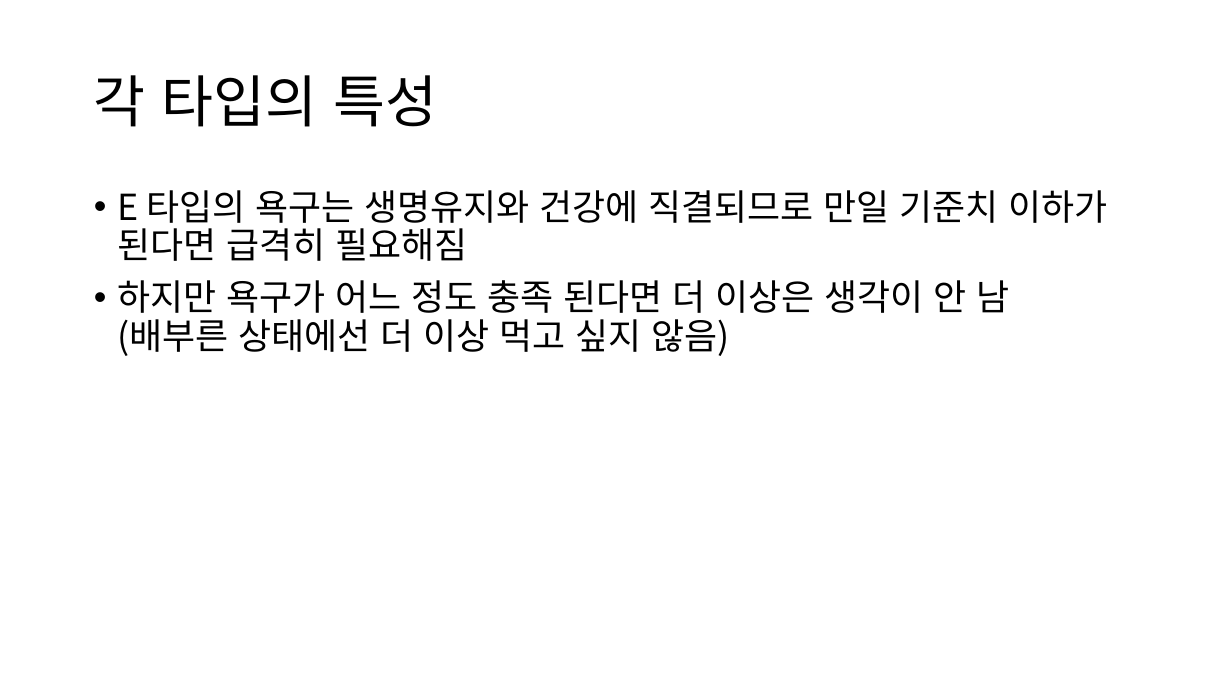
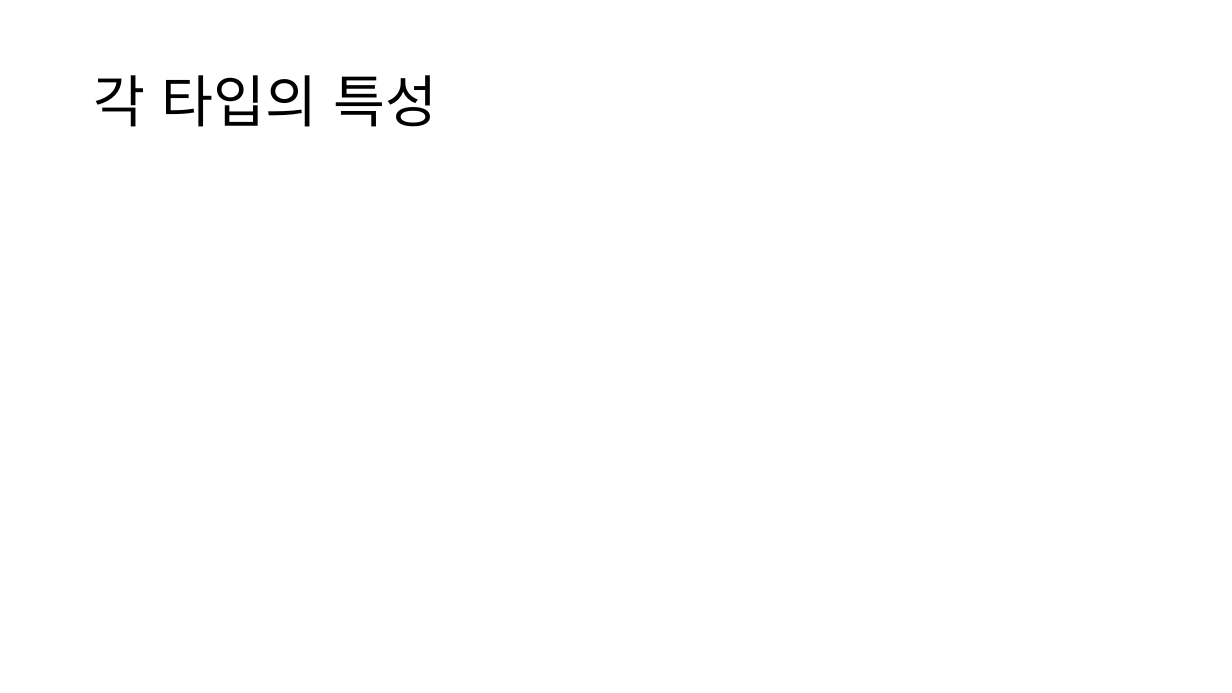
Before and after one commit to pilboy97/SchoolSim, a slide deck: slide 8 of Doc/Utility AI의 구현과 검증.pptx. Drawn at 1232x693 pixels with LibreOffice and Linux fonts; fonts in the diff are those of the drawing; grey boxes stand for pictures. Boxes give left, top, right and bottom in pixels: in the first picture for what was removed or moved away, otherwise in the second. Text is boxed around its words. In the diff, an @@ line names an element or a change of style, - is before the commit and + after.

```diff
--- a/Doc/Utility AI의 구현과 검증.pptx
+++ b/Doc/Utility AI의 구현과 검증.pptx
@@ text removed at (x1=117, y1=190, x2=1108, y2=356) @@
-• E 타입의 욕구는 생명유지와 건강에 직결되므로 만일 기준치 이하가 된다면 급격히 필요해짐
-• 하지만 욕구가 어느 정도 충족 된다면 더 이상은 생각이 안 남
-  (배부른 상태에선 더 이상 먹고 싶지 않음)
```
Also in this commit, not shown: 7 other slides changed, 5 slides added, 1 slide removed, 26 other files.
